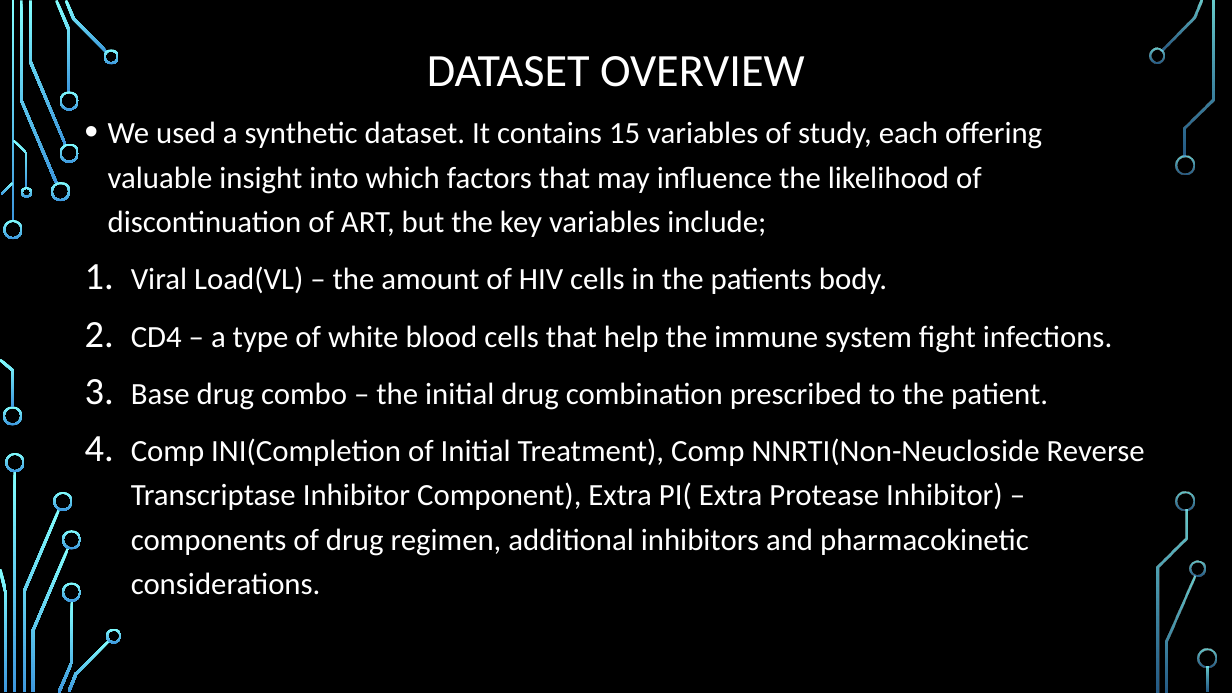
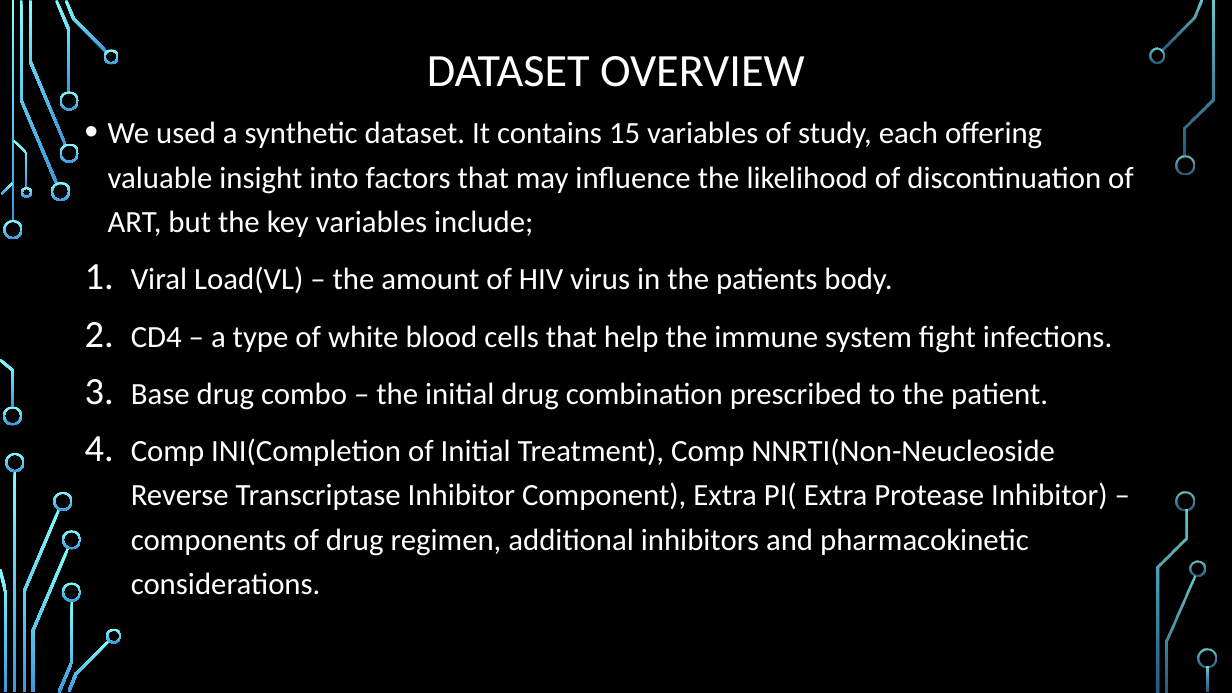
Before and after one commit to Philipmwasi/Patient-Risk-Stratification, a slide deck: slide 4 of HackathonPPP.pptx. Drawn at 1232x693 pixels with LibreOffice and Linux fonts; fonts in the diff are those of the drawing; background and template pictures are left out. Boxes give left, top, right and bottom in pixels: in the first picture for what was removed or moved away, otherwise in the second. Text is boxed around its words. In the diff, an @@ line names an element or a change of style, - is before the commit and + after.

Commit message:
updated

```diff
--- a/HackathonPPP.pptx
+++ b/HackathonPPP.pptx
@@ text at [108,121,1134,294]: text changed @@
-• We used a synthetic dataset. It contains 15 variables of study, each offering valuable insight into which factors that may influence the likelihood of discontinuation of ART, but the key variables include;
-1. Viral Load(VL) – the amount of HIV cells in the patients body.
+• We used a synthetic dataset. It contains 15 variables of study, each offering valuable insight into factors that may influence the likelihood of discontinuation of ART, but the key variables include;
+1. Viral Load(VL) – the amount of HIV virus in the patients body.
@@ text at [131,438,1108,595]: text changed @@
-4. Comp INI(Completion of Initial Treatment), Comp NNRTI(Non-Neucloside Reverse Transcriptase Inhibitor Component), Extra PI( Extra Protease Inhibitor) – components of drug regimen, additional inhibitors and pharmacokinetic considerations.
+4. Comp INI(Completion of Initial Treatment), Comp NNRTI(Non-Neucleoside Reverse Transcriptase Inhibitor Component), Extra PI( Extra Protease Inhibitor) – components of drug regimen, additional inhibitors and pharmacokinetic considerations.
```
Also in this commit, not shown: 1 other slide changed.
